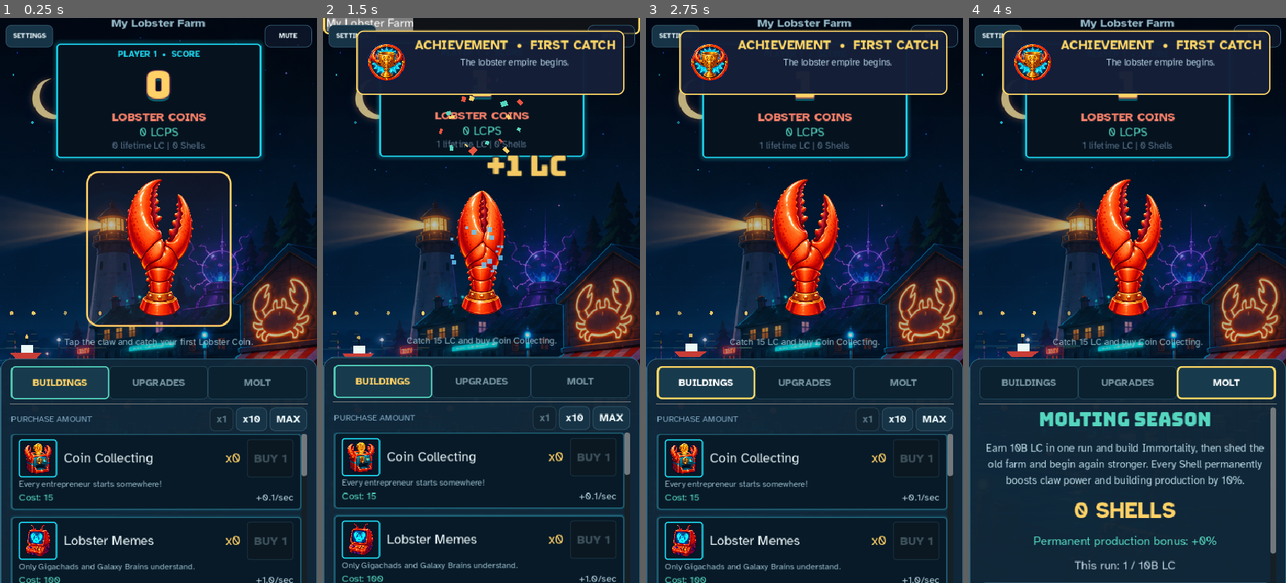
Above: before the commit, frames 1-4 (left to right).
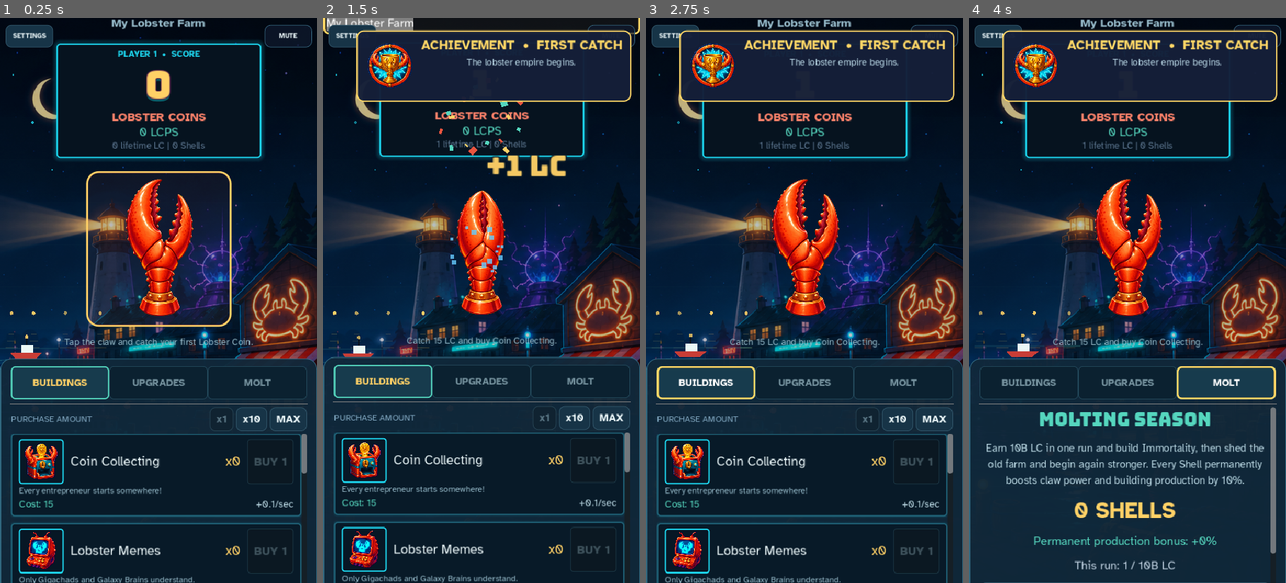
Above: after the commit, the same moments.

Repository: thecryptomasters/lobster-clicker
Game: Godot game, scene res://scenes/main.tscn
Same seed, same stepped clock (60 frames per second), same inputs: the game is played once before the commit and once after it.
Inputs (mouse positions are in pixels of both pictures, inside the frame that each line leads up to):
- Up to frame 1 (0.25 s): no input
- Up to frame 2 (1.5 s): click "My Lobster Farm" at 0.5 s; click (481, 249) at 1.25 s
- Up to frame 3 (2.75 s): click "BUILDINGS" at 2 s
- Up to frame 4 (4 s): click "UPGRADES" at 2.75 s; click "MOLT" at 3.5 s

The runs differ from the first frame. In frame 1, 5.2% of the frame differs, in the area x 3-97%, y 74-100%; in frame 2, 8.2%, in the area x 3-98%, y 2-100%; in frame 3, 8.1%; in frame 4, 2.9%.

Commit message:
Polish icon sizing across the arcade UI

Diff:
--- a/scenes/building_item.tscn
+++ b/scenes/building_item.tscn
@@ -3,7 +3,7 @@
 [ext_resource type="Script" path="res://scenes/building_item.gd" id="1_script"]
 
 [node name="BuildingItem" type="PanelContainer"]
-custom_minimum_size = Vector2(0, 108)
+custom_minimum_size = Vector2(0, 116)
 size_flags_horizontal = 3
 script = ExtResource("1_script")
 
@@ -18,7 +18,7 @@
 [node name="IconFrame" type="PanelContainer" parent="VBox/TopRow"]
 unique_name_in_owner = true
 layout_mode = 2
-custom_minimum_size = Vector2(58, 58)
+custom_minimum_size = Vector2(68, 68)
 
 [node name="IconTexture" type="TextureRect" parent="VBox/TopRow/IconFrame"]
 unique_name_in_owner = true
--- a/scenes/building_upgrade_item.tscn
+++ b/scenes/building_upgrade_item.tscn
@@ -3,7 +3,7 @@
 [ext_resource type="Script" path="res://scenes/building_upgrade_item.gd" id="1_script"]
 
 [node name="BuildingUpgradeItem" type="PanelContainer"]
-custom_minimum_size = Vector2(0, 82)
+custom_minimum_size = Vector2(0, 92)
 size_flags_horizontal = 3
 script = ExtResource("1_script")
 
@@ -17,7 +17,7 @@
 
 [node name="IconTexture" type="TextureRect" parent="VBox/TopRow"]
 unique_name_in_owner = true
-custom_minimum_size = Vector2(42, 42)
+custom_minimum_size = Vector2(52, 52)
 layout_mode = 2
 texture_filter = 1
 expand_mode = 3
--- a/scenes/main.gd
+++ b/scenes/main.gd
@@ -957,7 +957,7 @@
 	_toast_panel.set_anchors_preset(Control.PRESET_CENTER_TOP)
 	var toast_width := minf(380.0, get_viewport_rect().size.x - 24.0)
 	_toast_panel.position = Vector2(-toast_width / 2.0, 18)
-	_toast_panel.custom_minimum_size = Vector2(toast_width, 98)
+	_toast_panel.custom_minimum_size = Vector2(toast_width, 108)
 	var style := StyleBoxFlat.new()
 	style.bg_color = Color(0.08, 0.12, 0.22, 0.97)
 	style.border_width_left = 2
@@ -978,7 +978,7 @@
 	row.add_theme_constant_override("separation", 10)
 	var icon_rect := TextureRect.new()
 	icon_rect.texture = icon
-	icon_rect.custom_minimum_size = Vector2(64, 64)
+	icon_rect.custom_minimum_size = Vector2(74, 74)
 	icon_rect.expand_mode = TextureRect.EXPAND_IGNORE_SIZE
 	icon_rect.stretch_mode = TextureRect.STRETCH_KEEP_ASPECT_CENTERED
 	icon_rect.mouse_filter = Control.MOUSE_FILTER_IGNORE
@@ -1936,7 +1936,7 @@
 
 func _create_option_card(boost: Dictionary) -> PanelContainer:
 	var card := PanelContainer.new()
-	card.custom_minimum_size.y = 156.0
+	card.custom_minimum_size.y = 166.0
 	var rarity: String = boost["rarity"]
 	var rarity_color := Color(GameManager.RARITY_COLORS[rarity])
 
@@ -1965,7 +1965,7 @@
 	header_row.add_theme_constant_override("separation", 10)
 	var card_icon := TextureRect.new()
 	card_icon.texture = _card_icon_for_boost(boost)
-	card_icon.custom_minimum_size = Vector2(58, 58)
+	card_icon.custom_minimum_size = Vector2(70, 70)
 	card_icon.expand_mode = TextureRect.EXPAND_IGNORE_SIZE
 	card_icon.stretch_mode = TextureRect.STRETCH_KEEP_ASPECT_CENTERED
 	header_row.add_child(card_icon)
--- a/scenes/main.tscn
+++ b/scenes/main.tscn
@@ -657,7 +657,7 @@
 
 [node name="OfflineIcon" type="TextureRect" parent="OfflinePopup/VBox"]
 unique_name_in_owner = true
-custom_minimum_size = Vector2(88, 88)
+custom_minimum_size = Vector2(104, 104)
 layout_mode = 2
 size_flags_horizontal = 4
 texture_filter = 1
--- a/tests/run_tests.gd
+++ b/tests/run_tests.gd
@@ -377,6 +377,7 @@
 	GameManager.total_lobsters = GameManager.get_building_cost(0)
 	GameManager.lobsters_changed.emit(GameManager.total_lobsters)
 	var first_building_item = main_ui.building_container.get_child(0)
+	_expect(first_building_item.icon_frame.custom_minimum_size == Vector2(68, 68), "Building artwork keeps its enlarged showcase size")
 	first_building_item.buy_button.pressed.emit()
 	_expect(GameManager.building_counts[0] == 1, "main-scene smoke buys the first building through its real button")
 	var purchase_burst = first_building_item.icon_frame.find_child("PurchaseBurst", false, false)
Not shown, changed: export/index.pck
Not shown, changed: tools/web_smoke.py
